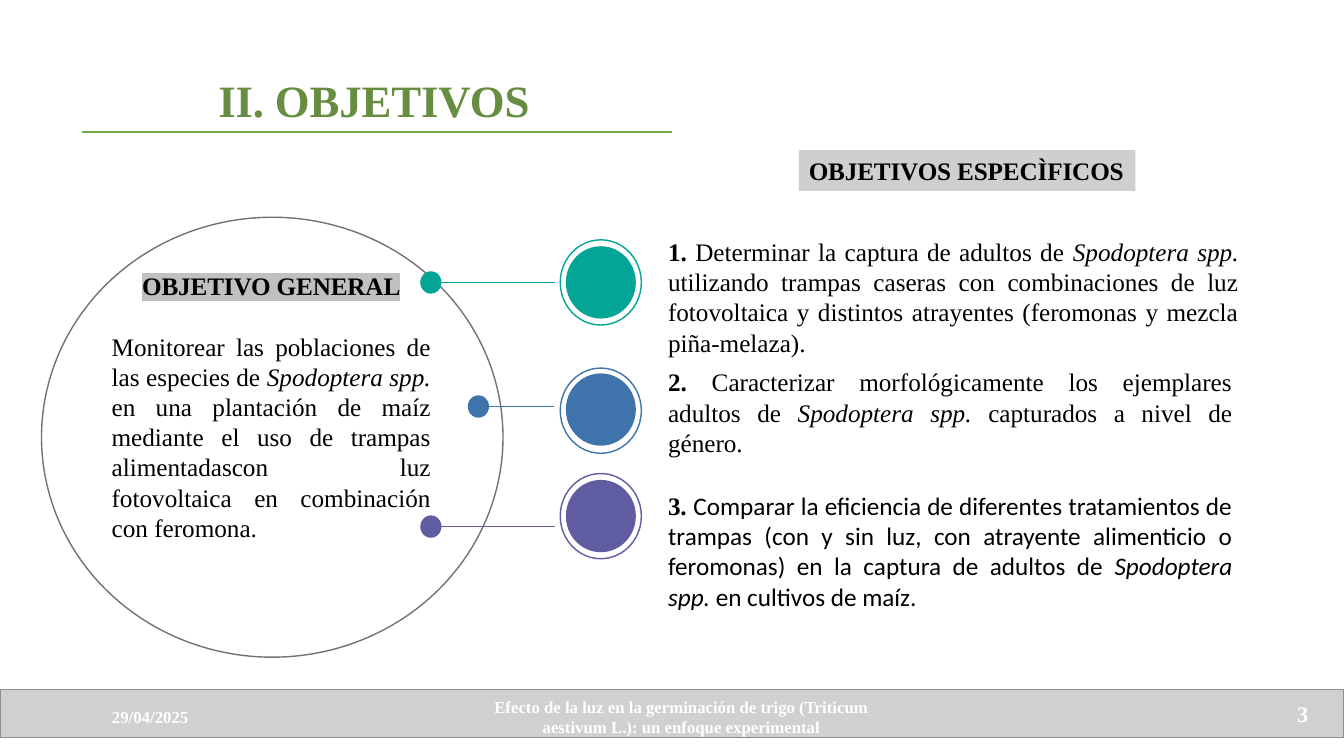
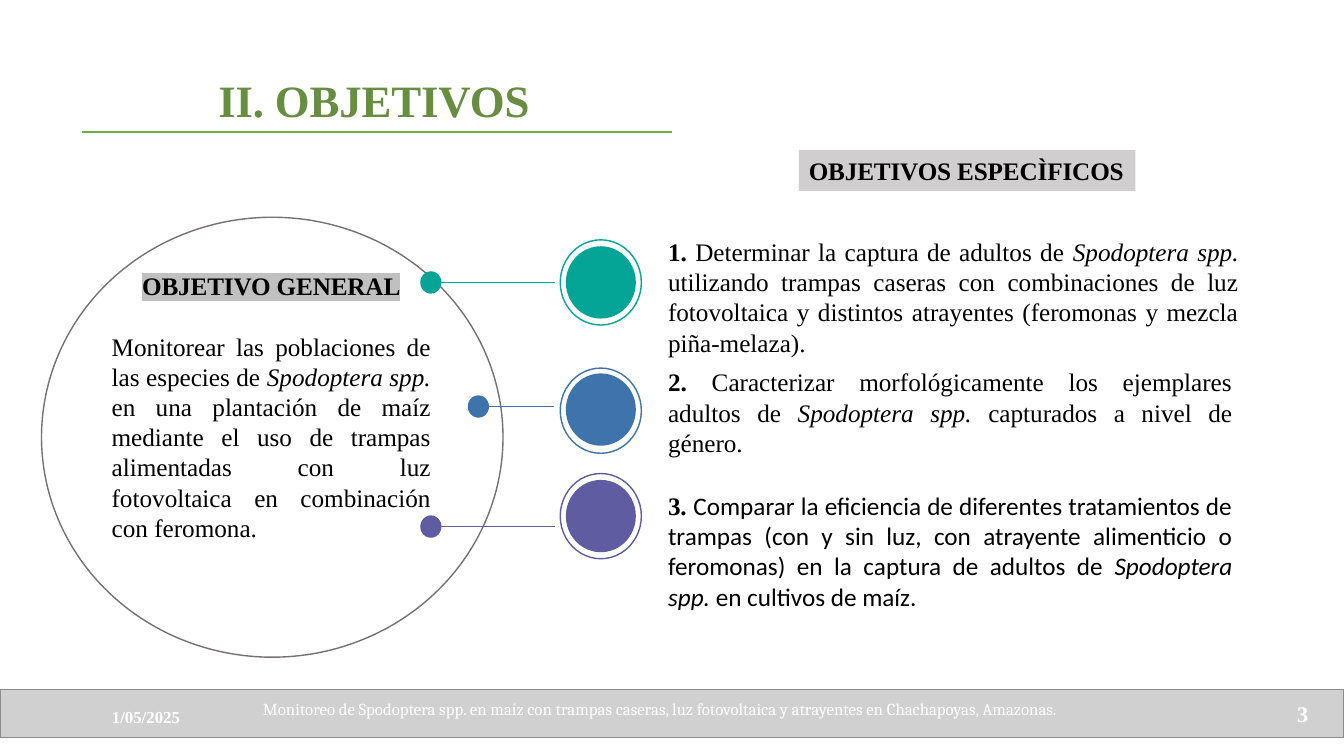
Before and after one commit to LleynerRoman/TESIS_PROYECTO, a slide deck: slide 3 of FILE/Disertación_Tesis_1.pptx. Drawn at 1344x756 pixels with LibreOffice and Linux fonts; fonts in the diff are those of the drawing; grey boxes stand for pictures. Boxes give left, top, right and bottom in pixels: in the first picture for what was removed or moved away, otherwise in the second. Text is boxed around its words. In the diff, an @@ line names an element or a change of style, - is before the commit and + after.

```diff
--- a/FILE/Disertación_Tesis_1.pptx
+++ b/FILE/Disertación_Tesis_1.pptx
@@ text at [112,338,431,538]: spaces changed @@
-Monitorear las poblaciones de las especies de Spodoptera spp. en una plantación de maíz mediante el uso de trampas alimentadascon luz fotovoltaica en combinación con feromona.
+Monitorear las poblaciones de las especies de Spodoptera spp. en una plantación de maíz mediante el uso de trampas alimentadas con luz fotovoltaica en combinación con feromona.
@@ text at [112,712,180,723]: text changed @@
-29/04/2025
+1/05/2025
@@ text added at [263,704,1056,718], 12 pt, text #FFFFFF @@
+Monitoreo de Spodoptera spp. en maíz con trampas caseras, luz fotovoltaica y atrayentes en Chachapoyas, Amazonas.
@@ text removed at [494,702,868,738] @@
-Efecto de la luz en la germinación de trigo (Triticum aestivum L.): un enfoque experimental
```
Also in this commit, not shown: 3 other slides changed, 4 other files.
